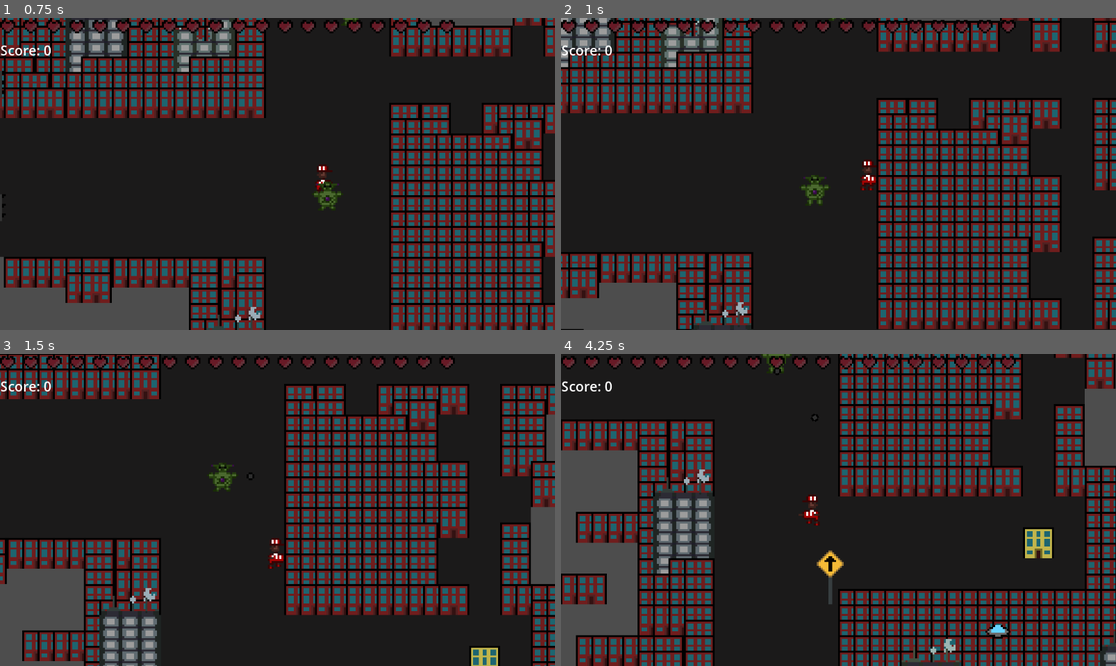
Above: before the commit, frames 1-4 (two rows, left to right).
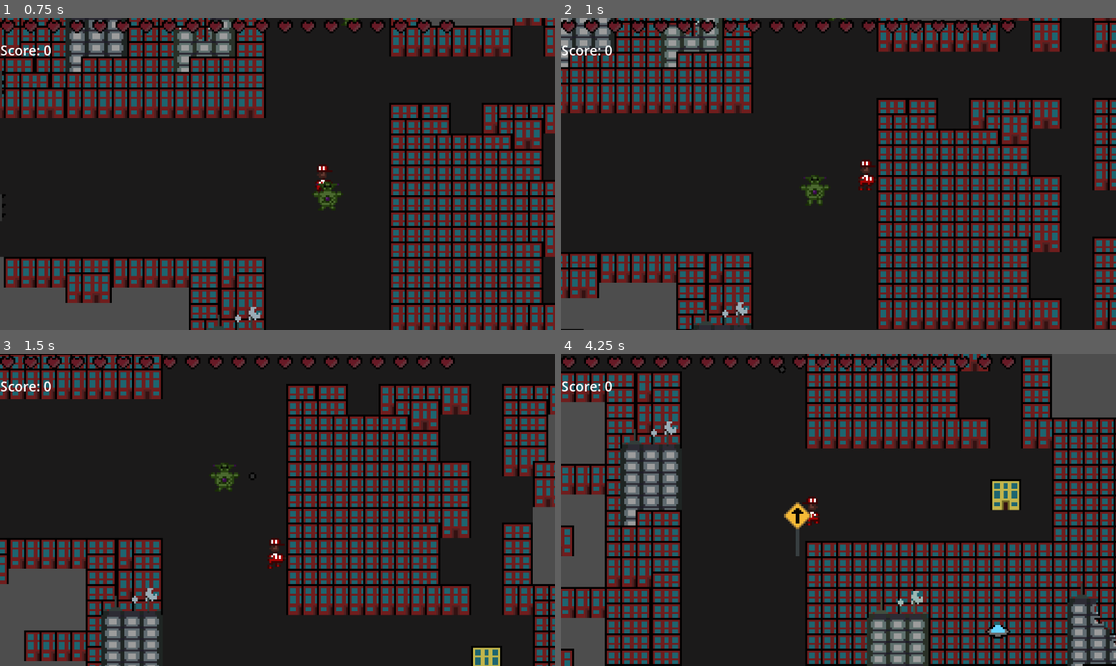
Above: after the commit, the same moments.

Repository: Lila-Kuhlt/Close-Encounters-of-the-Jeff-Kind
Game: Godot game, scene res://scenes/UI/TitleScreen.tscn
Two runs of this game, one before a commit and one after it. Both use one fixed random seed, a clock stepped at 60 frames per second and the inputs below.
Inputs:
- Up to frame 1 (0.75 s): hold D (right) from 0.53 s (still down); tap Space (dash) at 0.6 s
- Up to frame 2 (1 s): keep holding D (right)
- Up to frame 3 (1.5 s): release D (right) at 1.28 s; hold S (down) from 1.28 s (still down); tap Space (dash) at 1.35 s
- Up to frame 4 (4.25 s): release S (down) at 2.03 s; hold D (right) 2.03-2.78 s; tap Space (dash) at 2.1, 2.85, 3.6 s; hold W (up) 2.78-3.53 s; hold A (left) from 3.53 s (still down)

Frame 1 is identical in both runs. In frame 2, 0.1% of the frame differs, in the area x 53-57%, y 45-56%; in frame 3, 20%; in frame 4, 61%, in the area x 0-100%, y 0-100%.

Commit message:
Change player collision box.

Diff:
--- a/godot/scenes/Player.tscn
+++ b/godot/scenes/Player.tscn
@@ -4,9 +4,8 @@
 [ext_resource type="Texture2D" uid="uid://bvraqbkf5ijs1" path="res://assets/Jeff.png" id="2_8uldn"]
 [ext_resource type="AudioStream" uid="uid://csymma4020vmv" path="res://assets/sounds/hit.wav" id="3_ynwqt"]
 
-[sub_resource type="CapsuleShape2D" id="CapsuleShape2D_yy5ia"]
-radius = 4.0
-height = 14.0
+[sub_resource type="RectangleShape2D" id="RectangleShape2D_gdro1"]
+size = Vector2(7, 8)
 
 [sub_resource type="CapsuleShape2D" id="CapsuleShape2D_ap1vd"]
 radius = 4.0
@@ -86,6 +85,22 @@
 "values": [1]
 }
 
+[sub_resource type="Animation" id="Animation_77a41"]
+resource_name = "idle"
+length = 0.8
+tracks/0/type = "value"
+tracks/0/imported = false
+tracks/0/enabled = true
+tracks/0/path = NodePath("Character:frame")
+tracks/0/interp = 1
+tracks/0/loop_wrap = true
+tracks/0/keys = {
+"times": PackedFloat32Array(0, 0.2, 0.4, 0.6),
+"transitions": PackedFloat32Array(1, 1, 1, 1),
+"update": 1,
+"values": [0, 1, 2, 3]
+}
+
 [sub_resource type="Animation" id="Animation_l8ky0"]
 resource_name = "walk"
 length = 0.8
@@ -102,22 +117,6 @@
 "values": [4, 5, 6, 7]
 }
 
-[sub_resource type="Animation" id="Animation_77a41"]
-resource_name = "idle"
-length = 0.8
-tracks/0/type = "value"
-tracks/0/imported = false
-tracks/0/enabled = true
-tracks/0/path = NodePath("Character:frame")
-tracks/0/interp = 1
-tracks/0/loop_wrap = true
-tracks/0/keys = {
-"times": PackedFloat32Array(0, 0.2, 0.4, 0.6),
-"transitions": PackedFloat32Array(1, 1, 1, 1),
-"update": 1,
-"values": [0, 1, 2, 3]
-}
-
 [sub_resource type="AnimationLibrary" id="AnimationLibrary_57kes"]
 _data = {
 "RESET": SubResource("Animation_m34xj"),
@@ -131,7 +130,8 @@
 script = ExtResource("1_n0o0d")
 
 [node name="CollisionShape2D" type="CollisionShape2D" parent="."]
-shape = SubResource("CapsuleShape2D_yy5ia")
+position = Vector2(1.5, 4)
+shape = SubResource("RectangleShape2D_gdro1")
 
 [node name="Character" type="Sprite2D" parent="."]
 texture = ExtResource("2_8uldn")
